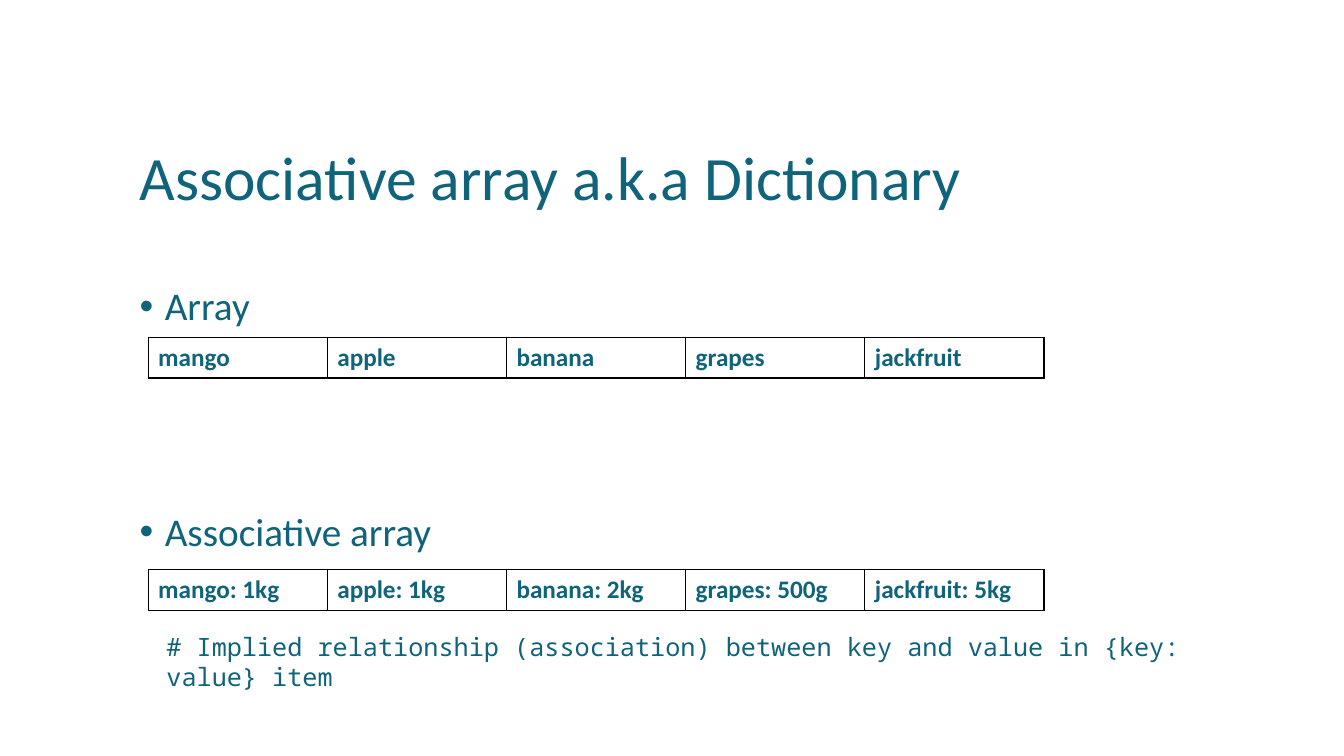
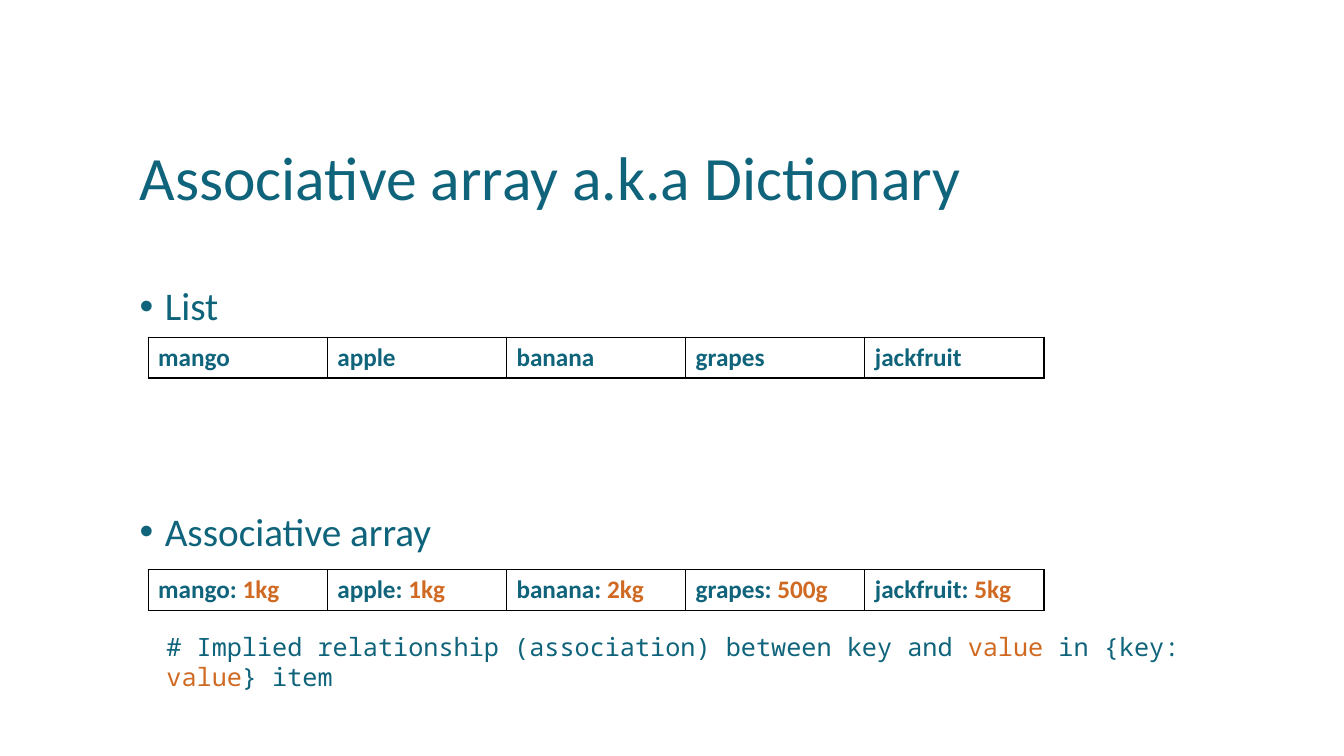
Before and after one commit to uday87j/teach_python, a slide deck: slide 14 of fundamentals/8-Dictionary, Tuple, Range.pptx (slide 3 before the commit). Drawn at 1344x756 pixels with LibreOffice and Linux fonts; fonts in the diff are those of the drawing. Boxes give left, top, right and bottom in pixels: in the first picture for what was removed or moved away, otherwise in the second. Text is boxed around its words. In the diff, an @@ line names an element or a change of style, - is before the commit and + after.

```diff
--- a/fundamentals/8-Dictionary, Tuple, Range.pptx
+++ b/fundamentals/8-Dictionary, Tuple, Range.pptx
@@ text at [165, 293, 218, 321]: text changed @@
-• Array
+• List
@@ table at [148, 570, 1046, 611] @@
@@ text colour #0F647B to #D06A22 in "1kg", "1kg", "2kg", "500g" and 1 more places @@
@@ text "# Implied relationship (association) between ..." at [166, 637, 1180, 690]: text colour #0F647B to #D06A22 in "value value}" @@
```
Also in this commit, not shown: 4 other slides changed, 8 slides added, 1 other file.
